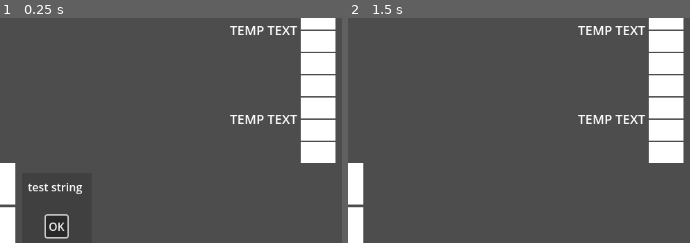
Above: before the commit, frames 1-2 (left to right).
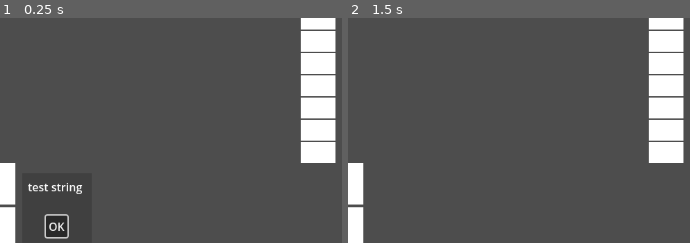
Above: after the commit, the same moments.

Repository: AlexanderHarrison/trillionaire
Game: Godot game, scene res://root.tscn
Same seed, same stepped clock (60 frames per second), same inputs: the game is played once before the commit and once after it.
Inputs:
- Up to frame 1 (0.25 s): no input
- Up to frame 2 (1.5 s): click "OK" at 0.5 s; tap Enter at 1.25 s
The pictures show only the part of the screen within x 50-100%, y 8-58%; the shares and areas given below are measured in that part.

The runs differ from the first frame. In frame 1, 0.9% of the frame differs, in the area x 67-87%, y 3-48%; in frame 2, 0.9%.
Error before the commit: Parse Error: Expected identifier after "." for attribute access. (res://piece_button.gd:7)

Commit message:
fix warnings and errors

Diff:
--- a/piece_button.gd
+++ b/piece_button.gd
@@ -4,4 +4,4 @@
 
 # Called when the node enters the scene tree for the first time.
 func _ready():
-	$ConterContainer.$RichTextLabel.set_text(piece_name);
+	$CenterContainer/RichTextLabel.set_text(piece_name);
--- a/piece_button.tscn
+++ b/piece_button.tscn
@@ -9,7 +9,6 @@
 size_flags_horizontal = 3
 size_flags_vertical = 3
 script = ExtResource("1_36sim")
-piece_name = null
 
 [node name="CenterContainer" type="CenterContainer" parent="."]
 layout_mode = 2
--- a/popup_dialog.gd
+++ b/popup_dialog.gd
@@ -4,13 +4,3 @@
 func init(text: String):
 	$AcceptDialog.set_text(text)
 	$AcceptDialog.visible = true
-
-
-# Called when the node enters the scene tree for the first time.
-func _ready():
-	pass
-
-
-# Called every frame. 'delta' is the elapsed time since the previous frame.
-func _process(delta):
-	pass
--- a/test.gd
+++ b/test.gd
@@ -9,7 +9,3 @@
 	#add_child(popup)
 	$popup_dialog.init("test string")
 	pass
-
-# Called every frame. 'delta' is the elapsed time since the previous frame.
-func _process(delta):
-	pass
Not shown: 1 places in root.tscn that only renumber resources
